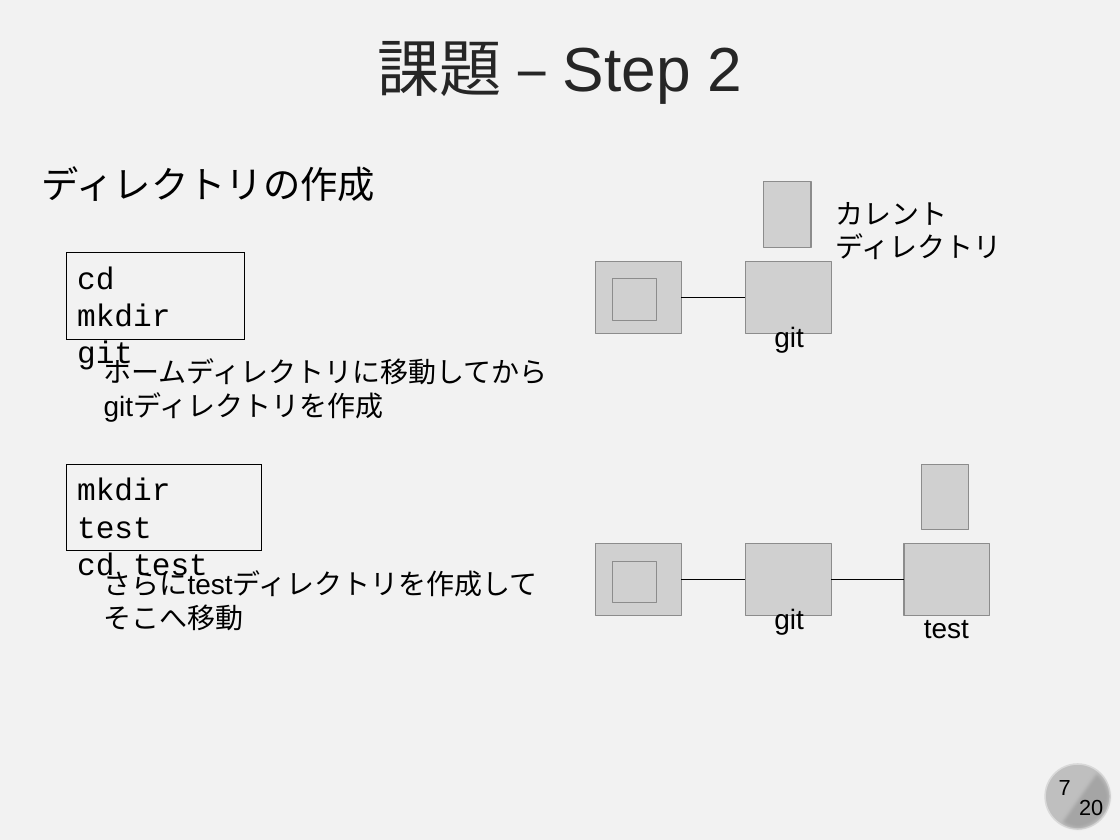
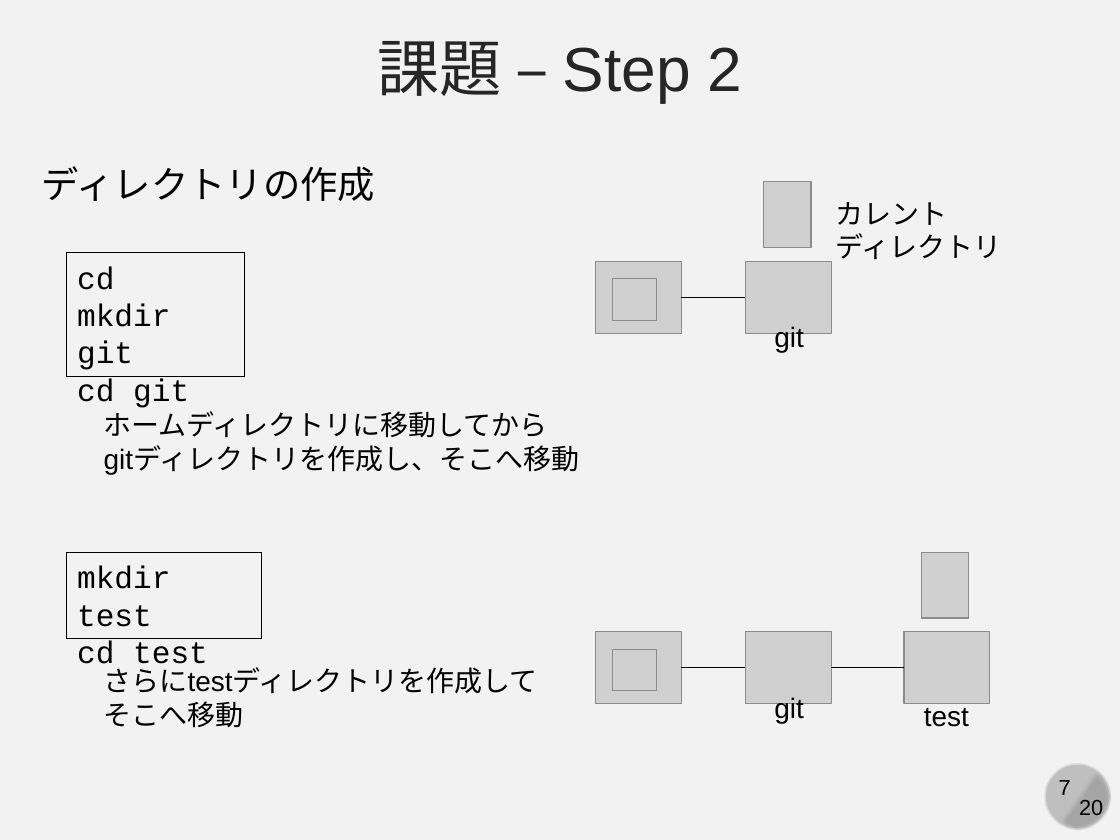
Before and after one commit to kaityo256/github, a slide deck: slide 7 of practice_basic/fig/slide.pptx. Drawn at 1120x840 pixels with LibreOffice and Linux fonts; fonts in the diff are those of the drawing; grey boxes stand for pictures. Boxes give left, top, right and bottom in pixels: in the first picture for what was removed or moved away, otherwise in the second. Text is boxed around its words. In the diff, an @@ line names an element or a change of style, - is before the commit and + after.

Commit message:
:memo: updates slides

```diff
--- a/practice_basic/fig/slide.pptx
+++ b/practice_basic/fig/slide.pptx
@@ rectangle "cd": place and size @@
-rectangle "cd" at (66, 252, 244, 338)
+rectangle "cd" at (66, 252, 244, 376)
@@ text in rectangle at (77, 378, 189, 408): paragraph added @@
+cd git
@@ text "ホームディレクトリに移動してから": place and size @@
-text "ホームディレクトリに移動してから" at (104, 354, 548, 421)
+text "ホームディレクトリに移動してから" at (104, 407, 580, 474)
@@ text at (104, 447, 580, 474): text changed @@
-gitディレクトリを作成
+gitディレクトリを作成し、そこへ移動
@@ text "さらにtestディレクトリを作成して": place and size @@
-text "さらにtestディレクトリを作成して" at (104, 566, 538, 631)
+text "さらにtestディレクトリを作成して" at (104, 663, 538, 728)
@@ 5 pictures, 2 texts, 2 lines, 1 rectangle: place and size @@
-5 pictures, 2 texts, 2 lines, 1 rectangle at (66, 464, 990, 639)
+5 pictures, 2 texts, 2 lines, 1 rectangle at (66, 552, 990, 727)
```
